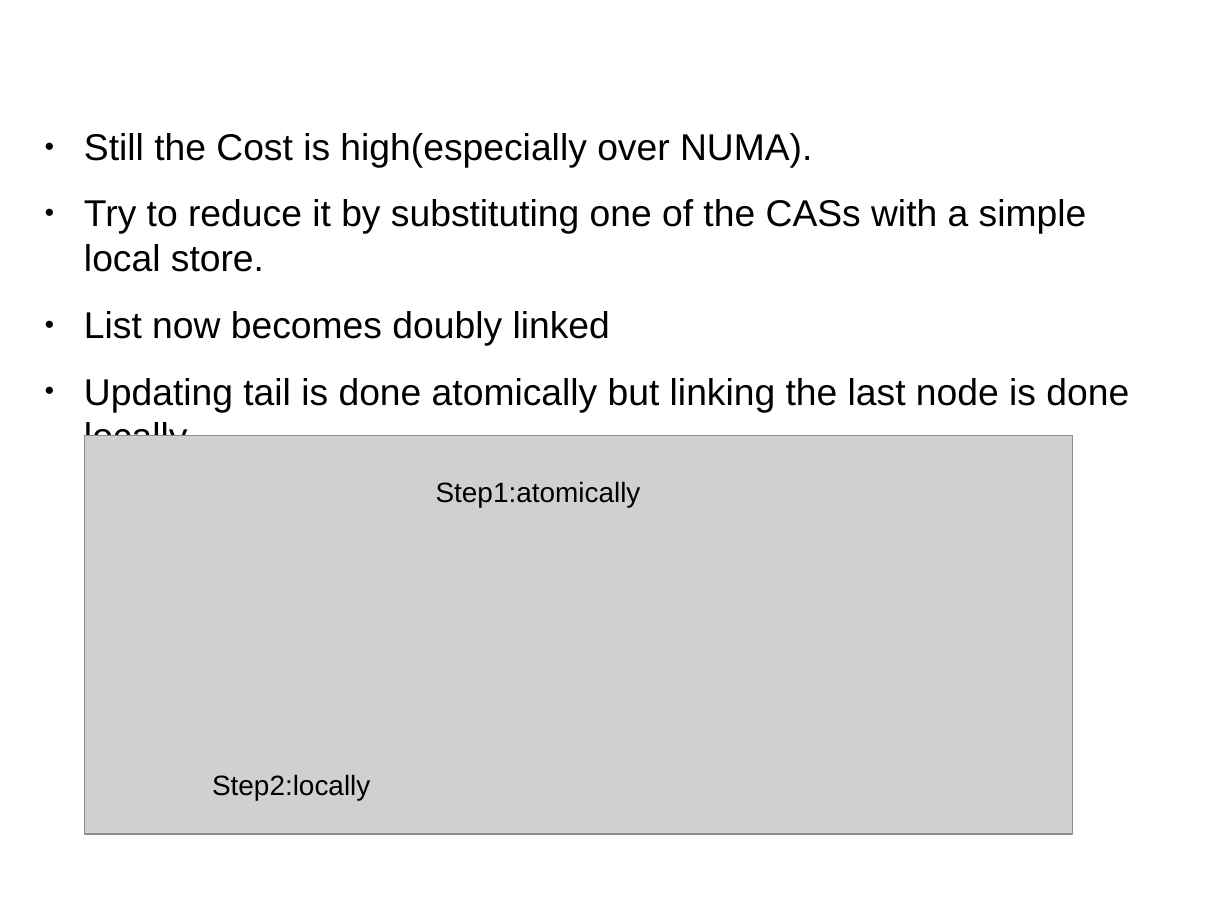
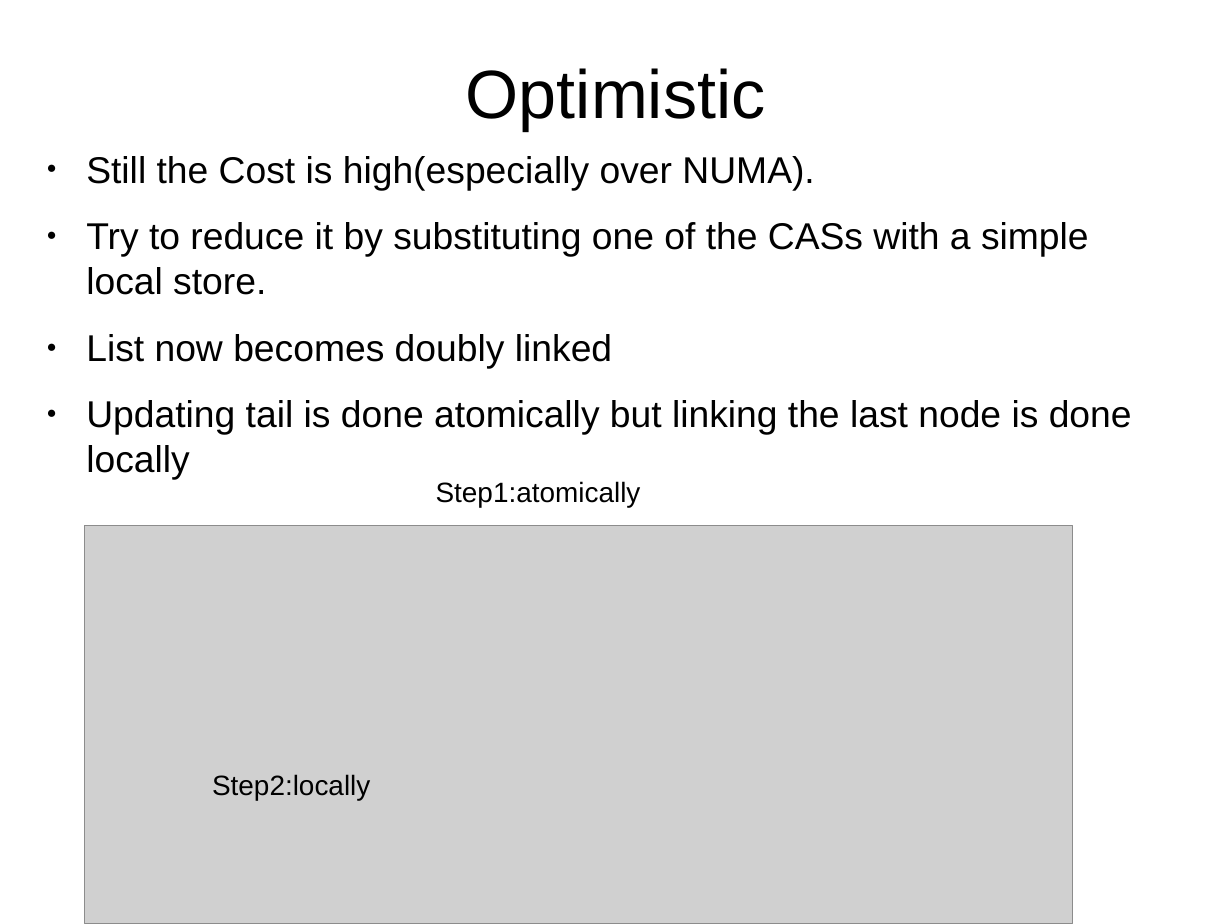
Before and after one commit to mpastyl/my_thesis, a slide deck: slide 26 of presentation.odp (slide 25 before the commit). Drawn at 1232x924 pixels with LibreOffice and Linux fonts; fonts in the diff are those of the drawing; grey boxes stand for pictures. Boxes give left, top, right and bottom in pixels: in the first picture for what was removed or moved away, otherwise in the second. Text is boxed around its words. In the diff, an @@ line names an element or a change of style, - is before the commit and + after.

```diff
--- a/presentation.odp
+++ b/presentation.odp
@@ title added at <box>466,68,765,131</box>, 44 pt, text #000000 @@
+Optimistic
@@ text "Still the Cost is high(especially ...": place and size @@
-text "Still the Cost is high(especially ..." at <box>84,133,1129,457</box>
+text "Still the Cost is high(especially ..." at <box>86,156,1132,480</box>
@@ picture: place and size @@
-picture at <box>85,436,1073,834</box>
+picture at <box>85,525,1073,923</box>
```
Also in this commit, not shown: 3 other slides changed, 13 slides added.
